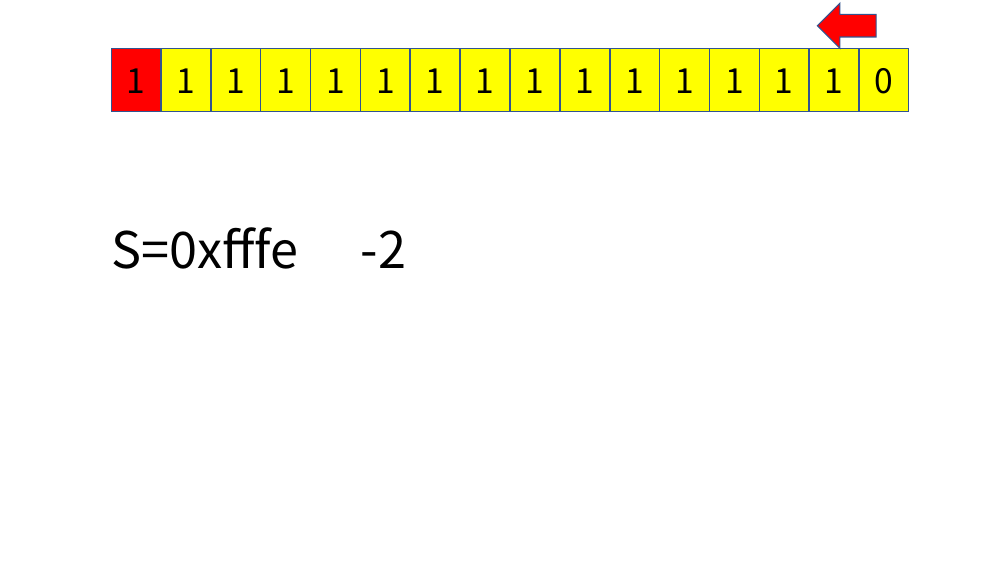
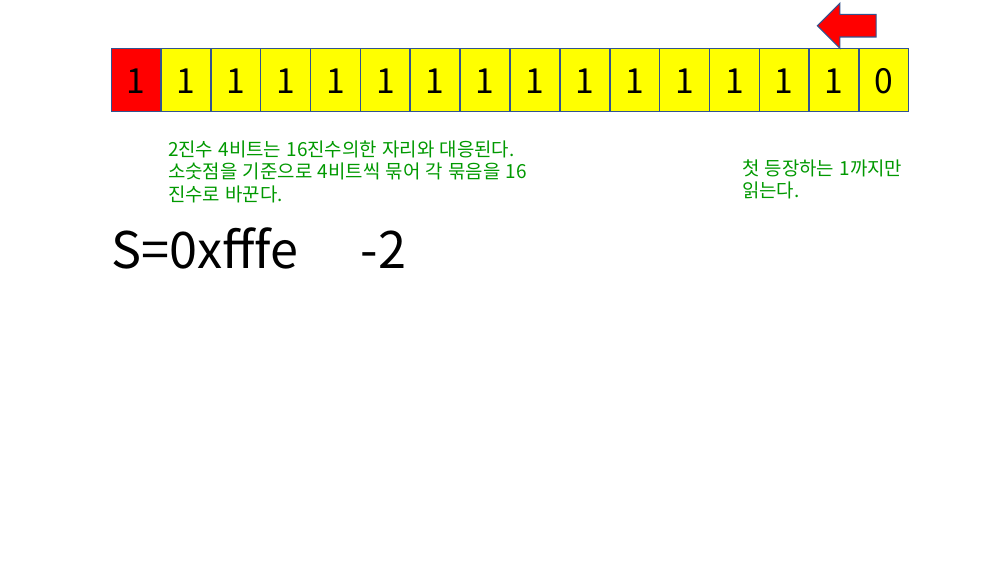
Before and after one commit to kjungmo/2020SBA_pythonAlgorithm, a slide deck: slide 7 of 파이썬.pptx. Drawn at 1008x567 pixels with LibreOffice and Linux fonts; fonts in the diff are those of the drawing. Boxes give left, top, right and bottom in pixels: in the first picture for what was removed or moved away, otherwise in the second. Text is boxed around its words. In the diff, an @@ line names an element or a change of style, - is before the commit and + after.

```diff
--- a/파이썬.pptx
+++ b/파이썬.pptx
@@ text added at (x1=168, y1=140, x2=515, y2=203), 18 pt, text #009900 @@
+2진수 4비트는 16진수의한 자리와 대응된다. 소숫점을 기준으로 4비트씩 묶어 각 묶음을 16진수로 바꾼다.
@@ text added at (x1=742, y1=159, x2=903, y2=199), 18 pt, text #009900 @@
+첫 등장하는 1까지만 읽는다.
```
Also in this commit, not shown: 2 other slides changed.
